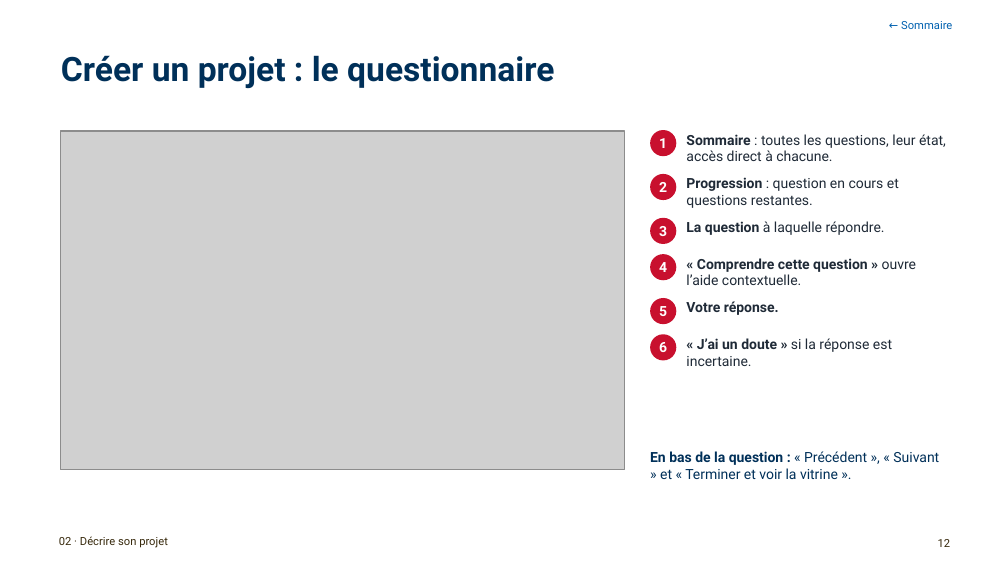
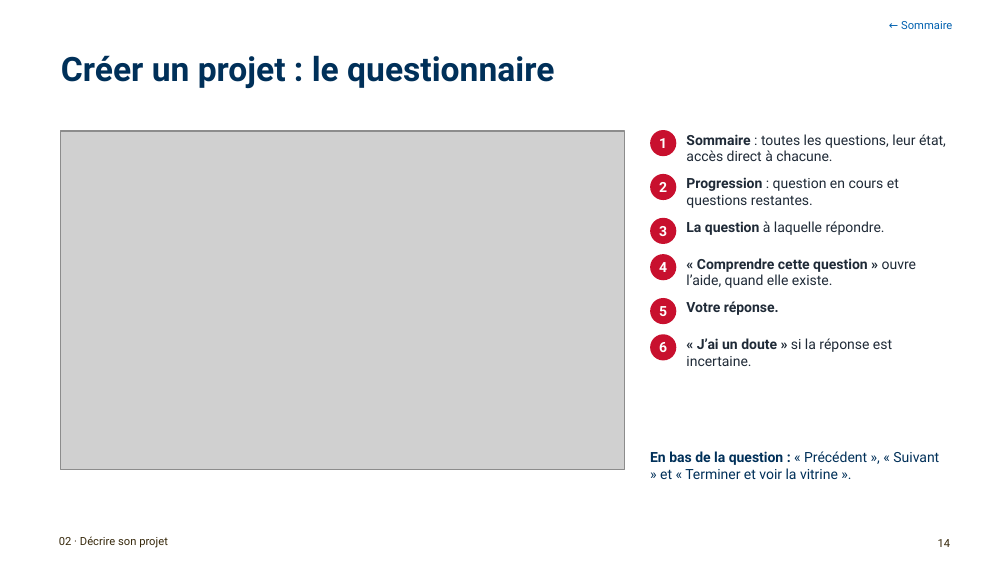
Before and after one commit to antoinelmariel-ux/ProjectNavigator, a slide deck: slide 14 of docs/Manuel_Project_Navigator_chef_de_projet.pptx (slide 12 before the commit). Drawn at 1008x567 pixels with LibreOffice and Linux fonts; fonts in the diff are those of the drawing; grey boxes stand for pictures; background and template pictures are left out. Boxes give left, top, right and bottom in pixels: in the first picture for what was removed or moved away, otherwise in the second. Text is boxed around its words. In the diff, an @@ line names an element or a change of style, - is before the commit and + after.

```diff
--- a/docs/Manuel_Project_Navigator_chef_de_projet.pptx
+++ b/docs/Manuel_Project_Navigator_chef_de_projet.pptx
@@ text at (686,258,916,288): text changed; bold off @@
-« Comprendre cette question » ouvre l’aide contextuelle.
+« Comprendre cette question » ouvre l’aide, quand elle existe.
@@ page number at (938,539,951,547): text changed @@
-12
+14
```
Also in this commit, not shown: 24 other slides changed, 3 slides added, 3 other files.
